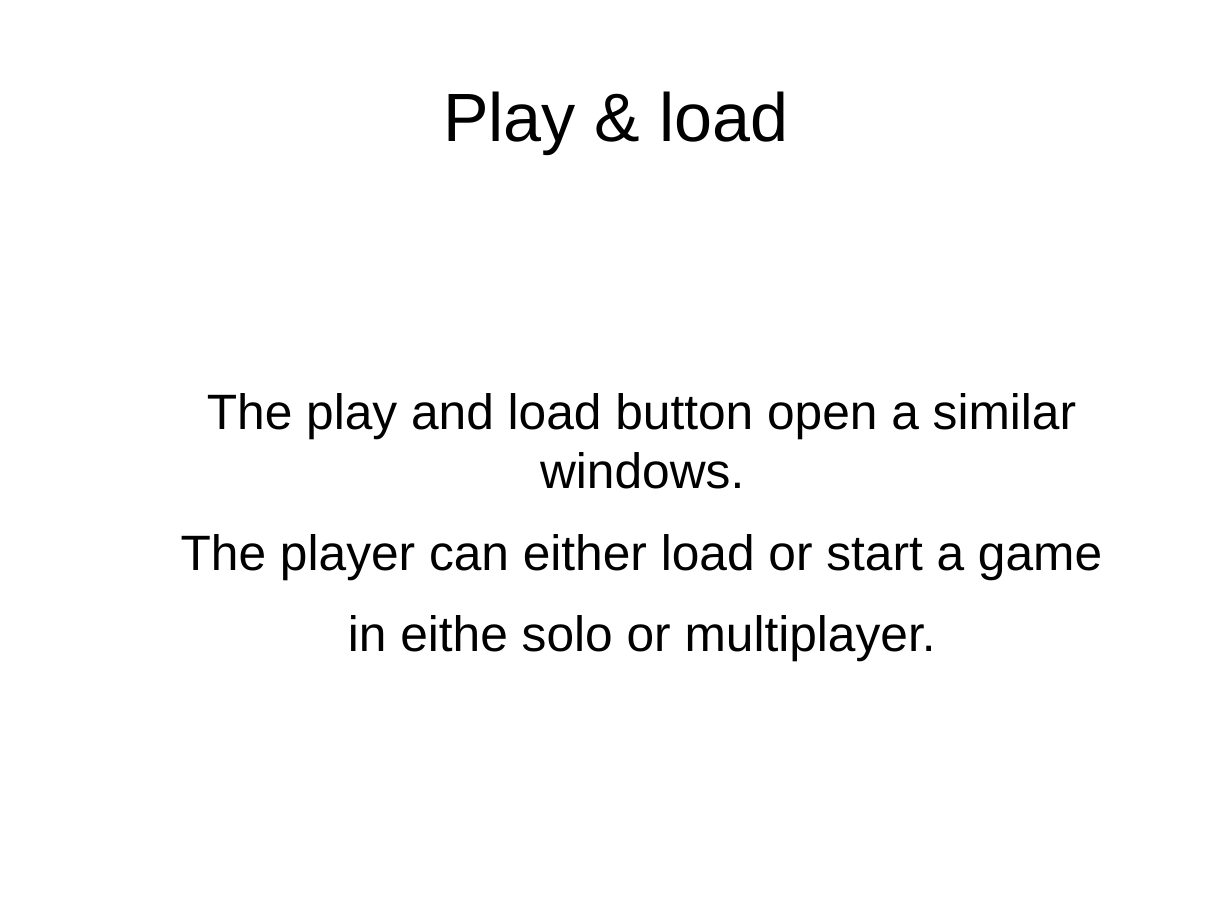
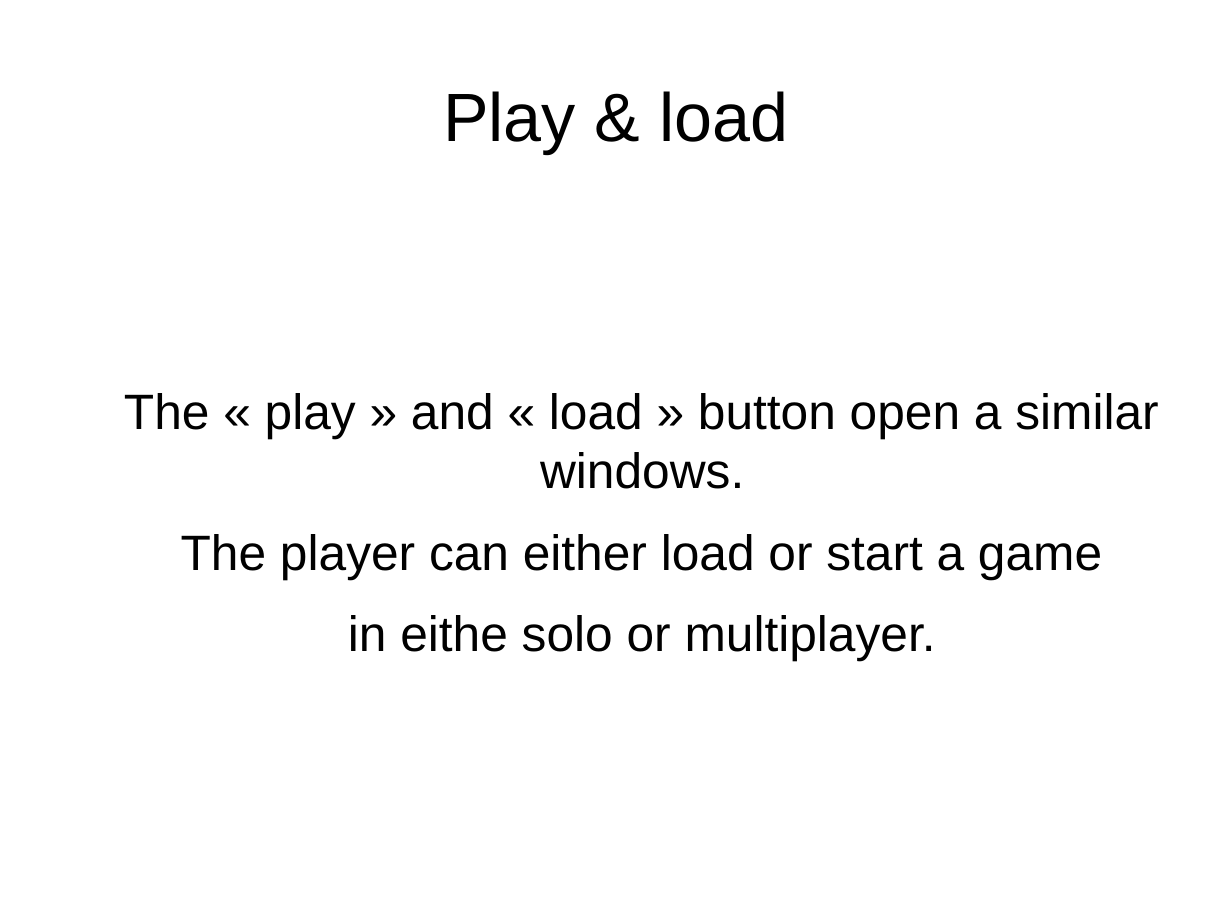
Before and after one commit to idolord/CryptDuel, a slide deck: slide 11 of documentation/interface CDC.odp (slide 8 before the commit). Drawn at 1232x924 pixels with LibreOffice and Linux fonts; fonts in the diff are those of the drawing. Boxes give left, top, right and bottom in pixels: in the first picture for what was removed or moved away, otherwise in the second. Text is boxed around its words. In the diff, an @@ line names an element or a change of style, - is before the commit and + after.

```diff
--- a/documentation/interface CDC.odp
+++ b/documentation/interface CDC.odp
@@ text at (124,393,1158,489): text changed @@
-The play and load button open a similar windows.
+The « play » and « load » button open a similar windows.
```
Also in this commit, not shown: 8 other slides changed, 8 slides added.
